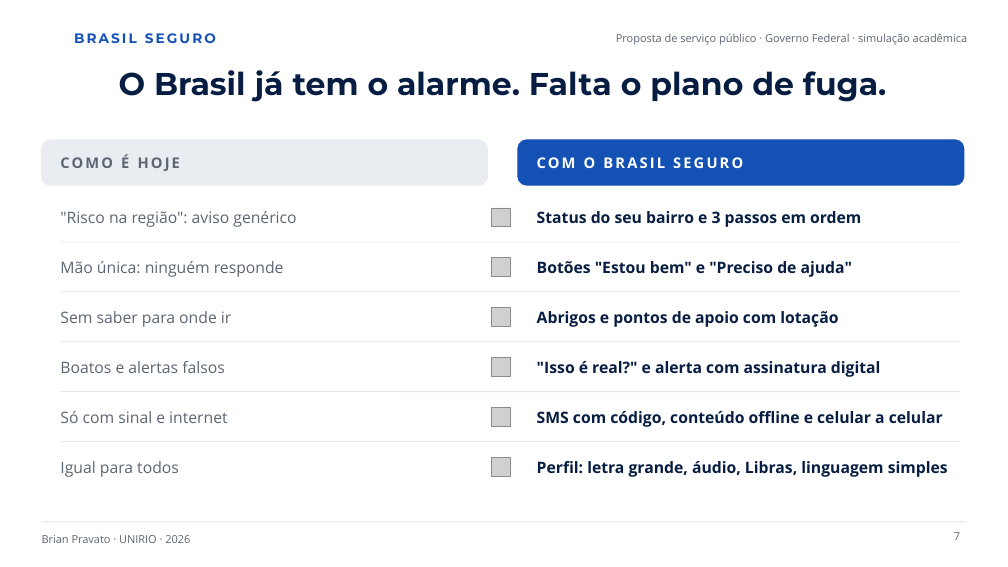
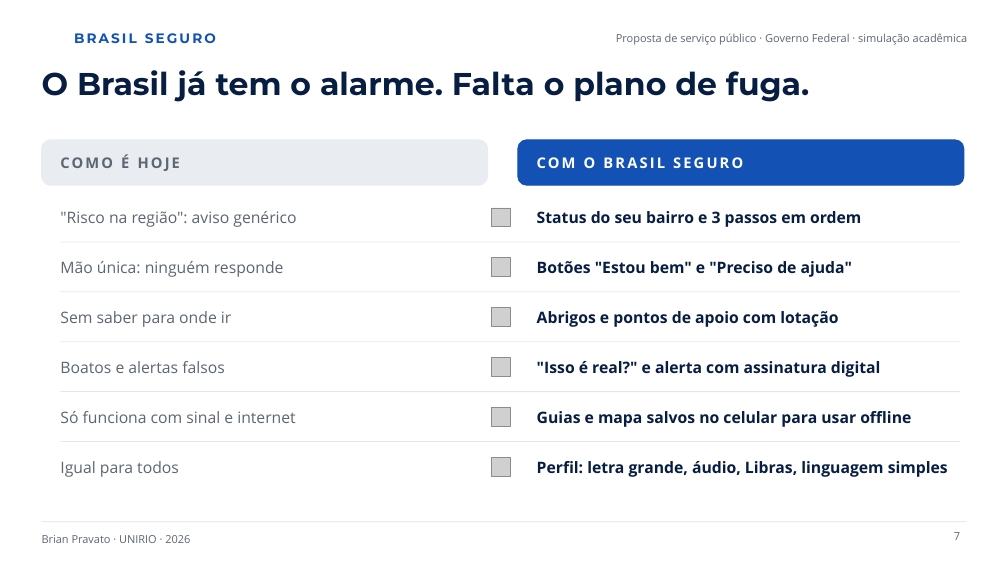
Before and after one commit to kbrianps/brasil-seguro, a slide deck: slide 7 of brasil-seguro.pptx. Drawn at 1008x567 pixels with LibreOffice and Linux fonts; fonts in the diff are those of the drawing; grey boxes stand for pictures; background and template pictures are left out. Boxes give left, top, right and bottom in pixels: in the first picture for what was removed or moved away, otherwise in the second. Text is boxed around its words. In the diff, an @@ line names an element or a change of style, - is before the commit and + after.

```diff
--- a/brasil-seguro.pptx
+++ b/brasil-seguro.pptx
@@ title "O Brasil já tem o ..." at (x1=42, y1=70, x2=810, y2=102): alignment centre to left @@
@@ text at (x1=60, y1=411, x2=295, y2=423): text changed @@
-Só com sinal e internet
+Só funciona com sinal e internet
@@ text at (x1=537, y1=411, x2=911, y2=427): text changed @@
-SMS com código, conteúdo offline e celular a celular
+Guias e mapa salvos no celular para usar offline
```
Also in this commit, not shown: 13 other slides changed, 1 slide added, 2 other files.
